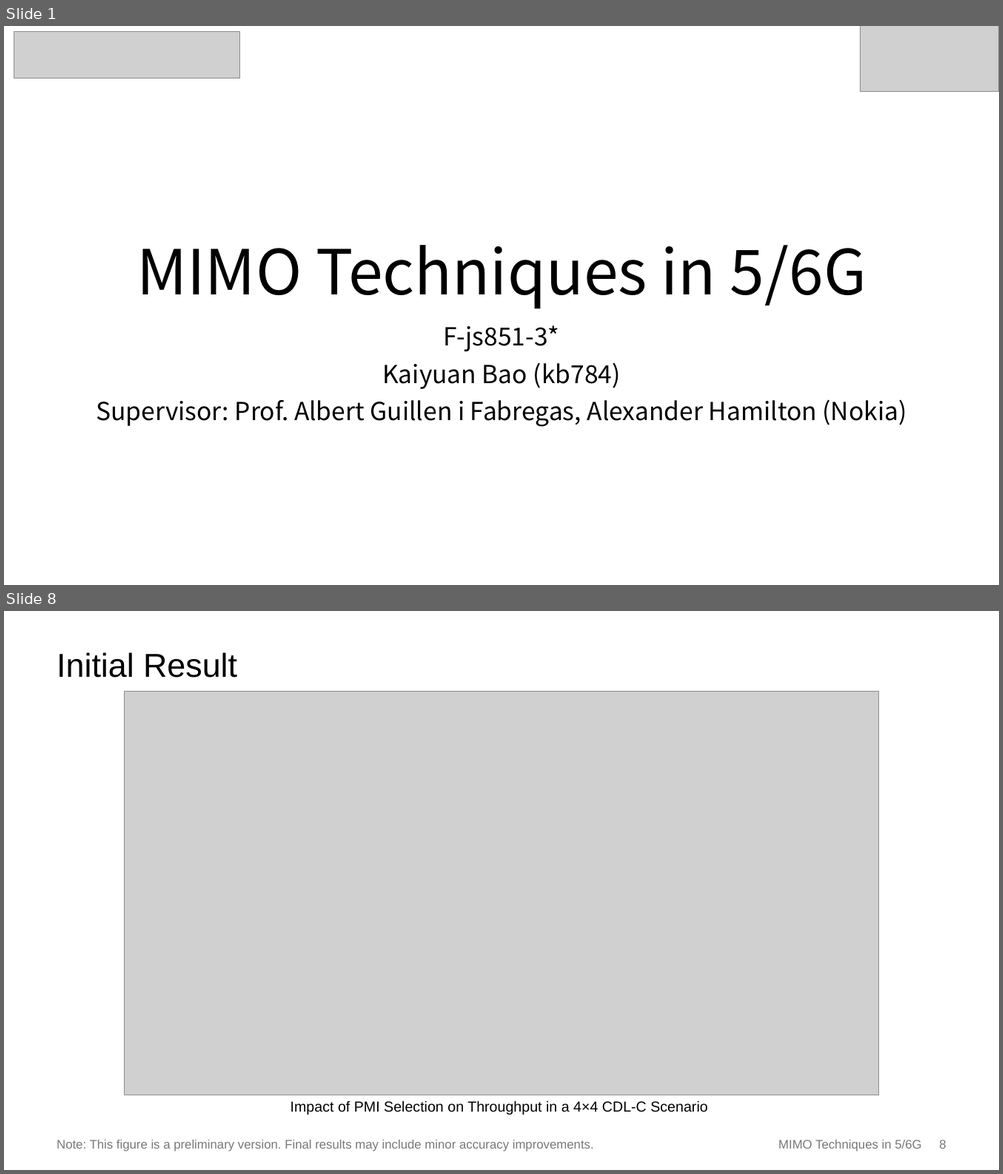
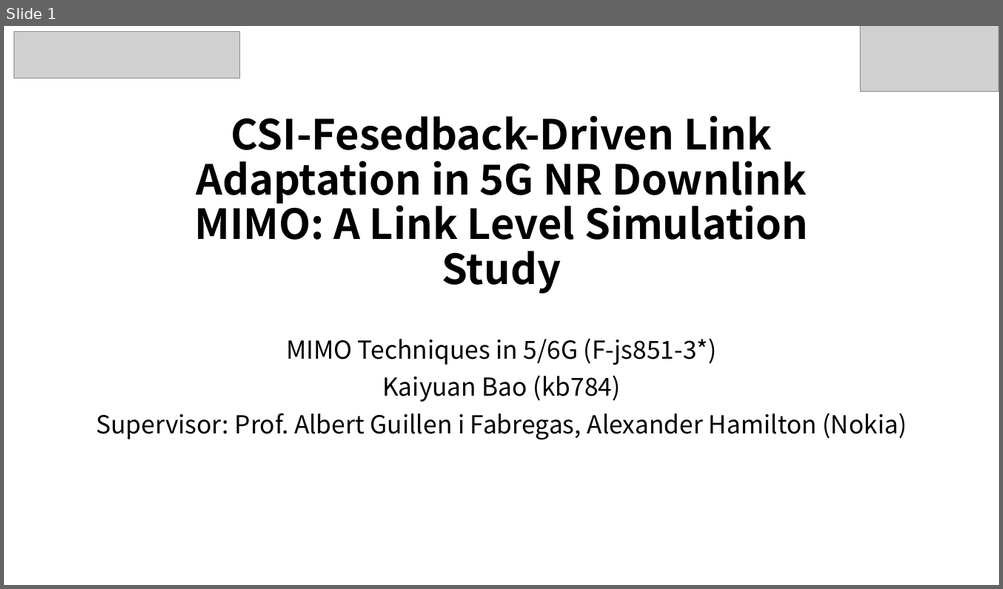
Before and after one commit to Bariumoxid/MIMOTechniques, a slide deck: PPT/Final_PPT/PPT_Final.pptx. Shown one above the other, each under a label of ours: slides 1 and 8 before the commit, slide 1 after it; the slides between them are not shown. The pictures are 1003x1174 and 1003x589 pixels, drawn with LibreOffice and Linux fonts; fonts in the diff are those of the drawing; grey boxes stand for pictures. Boxes give left, top, right and bottom in pixels: in the first picture for what was removed or moved away, otherwise in the second. Text is boxed around its words. In the diff, an @@ line names an element or a change of style, - is before the commit and + after.

```diff
--- a/PPT/Final_PPT/PPT_Final.pptx
+++ b/PPT/Final_PPT/PPT_Final.pptx
@@ slide 8 removed at box(4, 611, 999, 1170), background #FFFFFF @@
@@ title removed at box(57, 652, 237, 678) @@
-Initial Result
@@ picture removed at box(124, 692, 879, 1096) @@
@@ text removed at box(290, 1101, 707, 1115) @@
-Impact of PMI Selection on Throughput in a 4×4 CDL-C Scenario
@@ text removed at box(57, 1140, 594, 1152) @@
-Note: This figure is a preliminary version. Final results may include minor accuracy improvements.
@@ text removed at box(778, 1140, 945, 1152) @@
-MIMO Techniques in 5/6G 8
@@ slide 1 changed as well @@
@@ title at box(194, 116, 808, 294): text changed; size 60 to 40 pt; bold on @@
-MIMO Techniques in 5/6G
+CSI-Fesedback-Driven Link Adaptation in 5G NR Downlink MIMO: A Link Level Simulation Study
@@ subtitle "MIMO Techniques in 5/6G (F-js851-3*)": place and size @@
-subtitle "MIMO Techniques in 5/6G (F-js851-3*)" at box(96, 326, 907, 427)
+subtitle "MIMO Techniques in 5/6G (F-js851-3*)" at box(96, 338, 907, 440)
@@ subtitle at box(286, 338, 717, 365): text changed @@
-F-js851-3*
+MIMO Techniques in 5/6G (F-js851-3*)
```
Also in this commit, not shown: 2 other slides changed, 5 slides added, 5 other slides removed.
